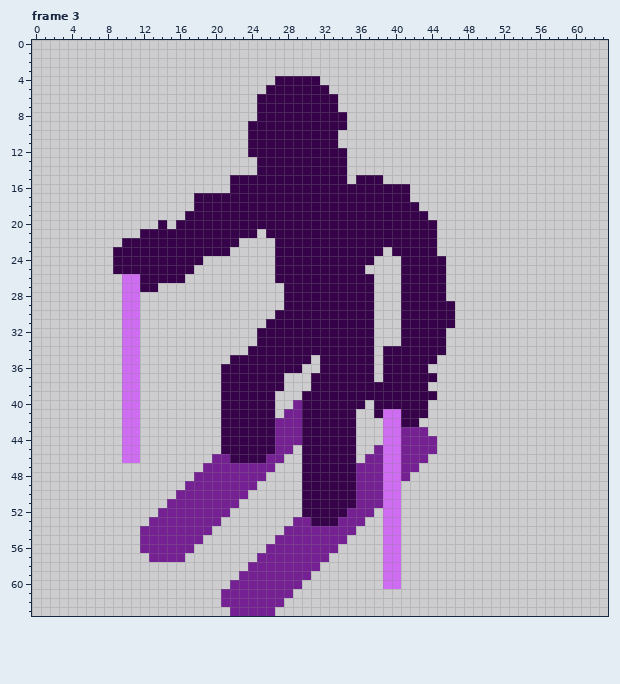
Pixel-art file: Assets/Aseprite/PlayerTemplate.aseprite. This is how it looked before the edit.
64x64 pixels, 8 frames. Shown: frame 3. The commit also changed other frames, which this record leaves out.
After the commit:
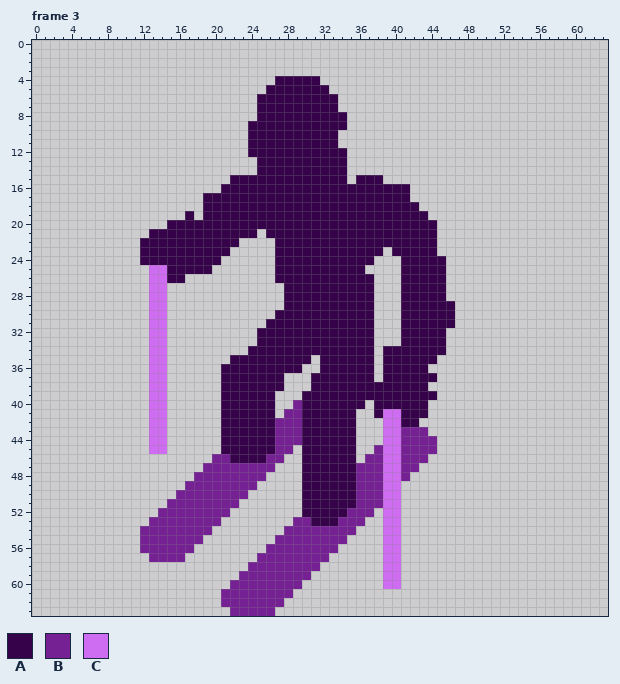
Palette (. is transparent): A #36034b  B #752194  C #ce6df1
From the commit log: Create 1 frame for every direction player
Change:
Frame 3:
The author put colour A in row 16 at x 21; in row 20 at x 15; in row 24 at x 19 to 20; in row 25 at x 18 to 19.
The author put colour C in row 27 at x 14; in rows 28 to 45 at x 13 to 14.
Colour A becomes colour C in rows 25 to 26 at x 13 to 14; in row 27 at x 13.
The edit erases colour A in rows 17 to 19 at x 18; in row 20 at x 14; in row 21 at x 12; in row 22 at x 10 to 11; in rows 23 to 24 at x 9 to 11; in row 25 at x 9 to 12.
The edit erases colour A in rows 26 to 27 at x 12.
The edit erases colour C in rows 26 to 46 at x 10 to 11.
Changed places in both pictures, as pixel boxes (x1, y1, x2, y2):
changed: (113, 184, 230, 463)
